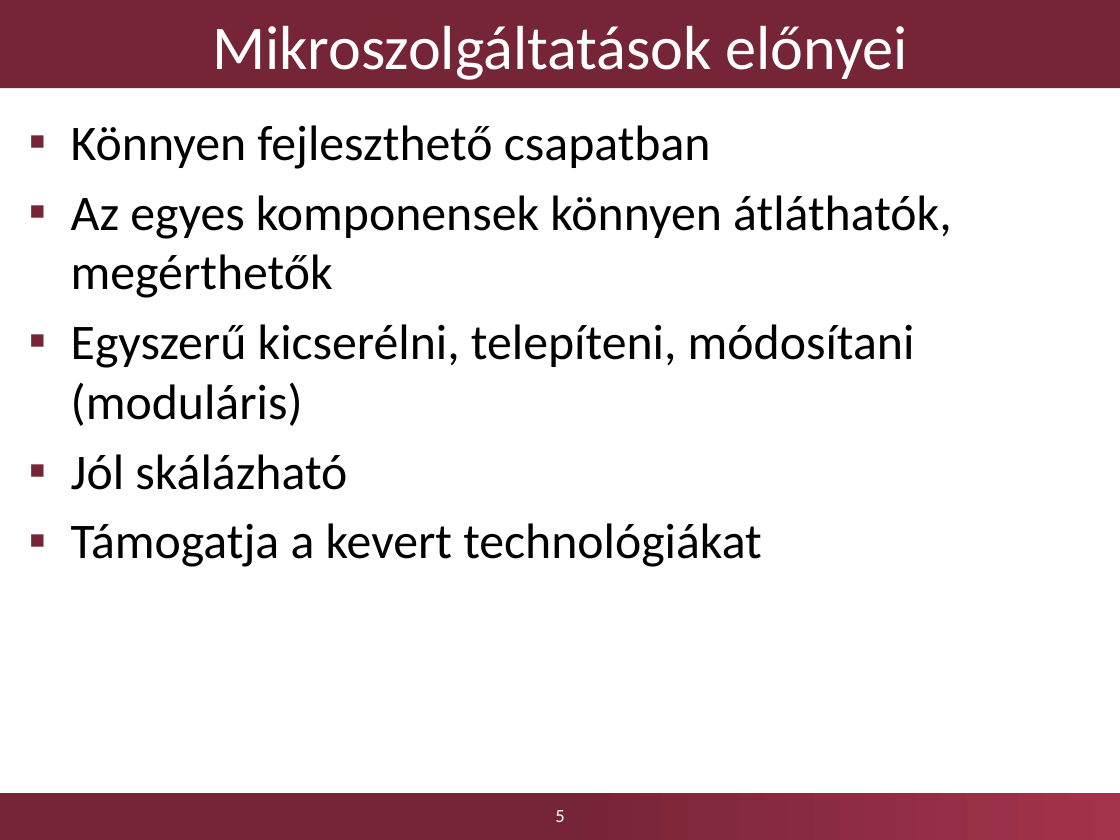
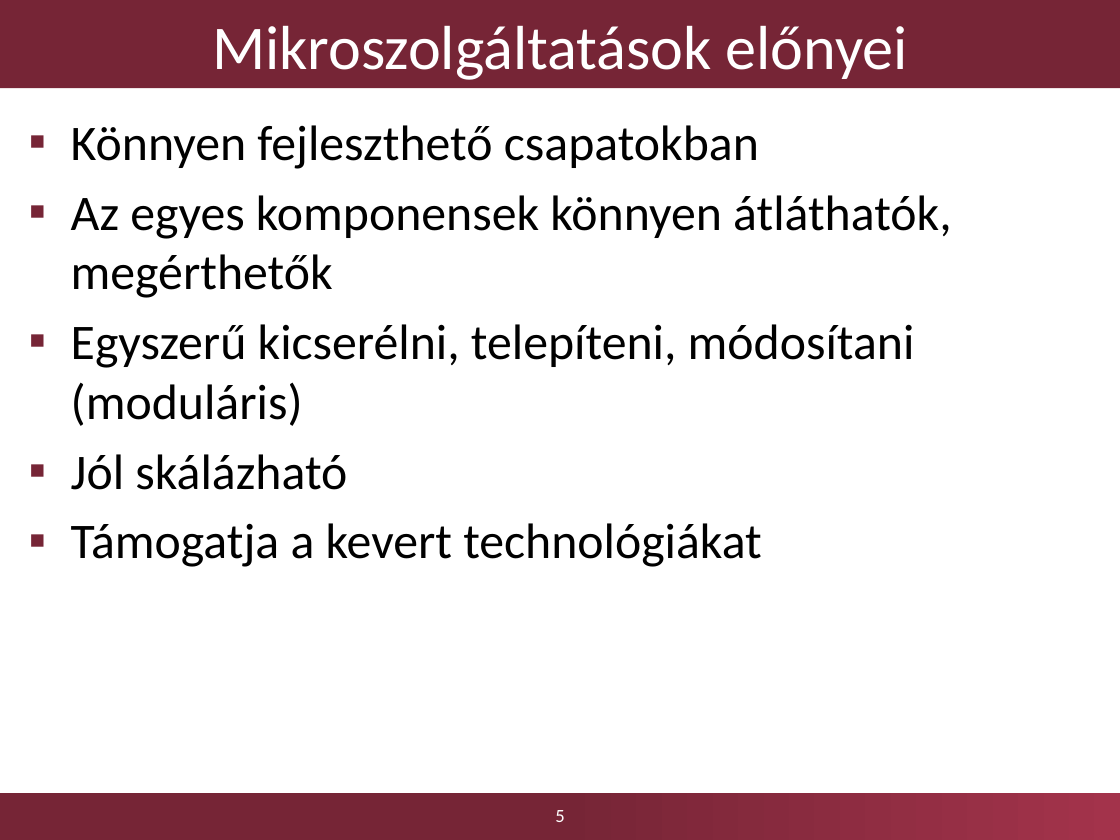
Before and after one commit to borlayda/dipterv2016-microservice, a slide deck: slide 5 of microservice.pptx. Drawn at 1120x840 pixels with LibreOffice and Linux fonts; fonts in the diff are those of the drawing; background and template pictures are left out. Boxes give left, top, right and bottom in pixels: in the first picture for what was removed or moved away, otherwise in the second. Text is boxed around its words. In the diff, an @@ line names an element or a change of style, - is before the commit and + after.

```diff
--- a/microservice.pptx
+++ b/microservice.pptx
@@ text at (71,125,759,169): text changed @@
-▪ Könnyen fejleszthető csapatban
+▪ Könnyen fejleszthető csapatokban
```
Also in this commit, not shown: 3 other slides changed, 14 other files.
